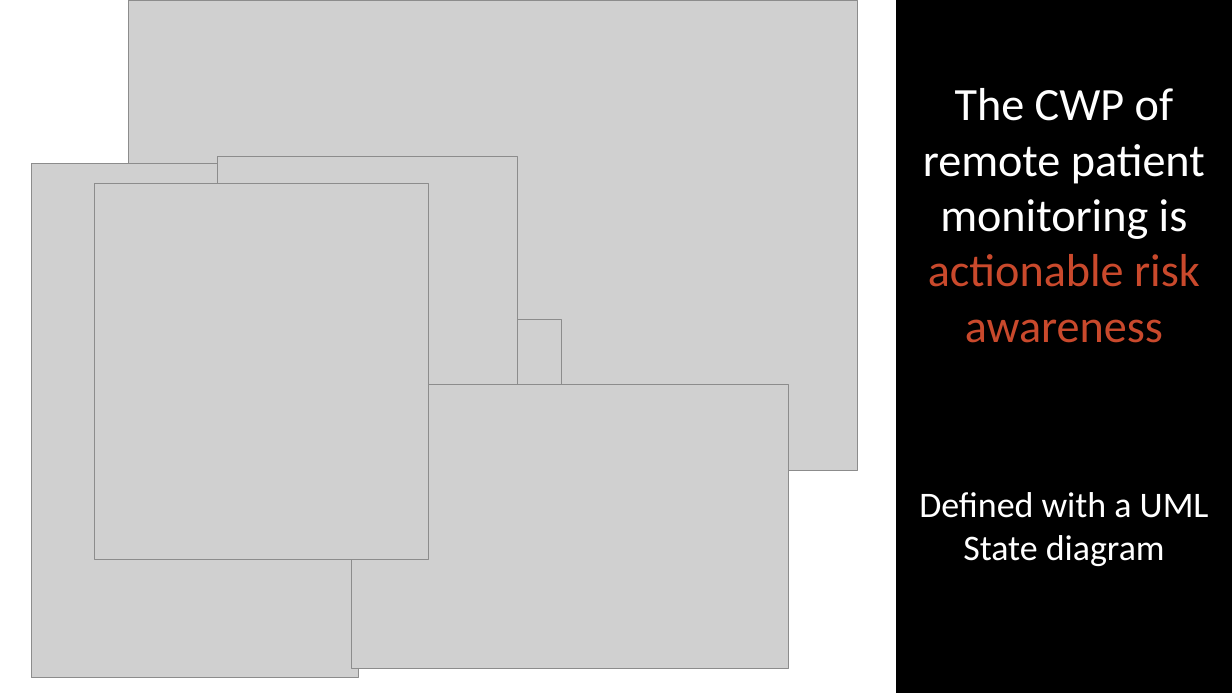
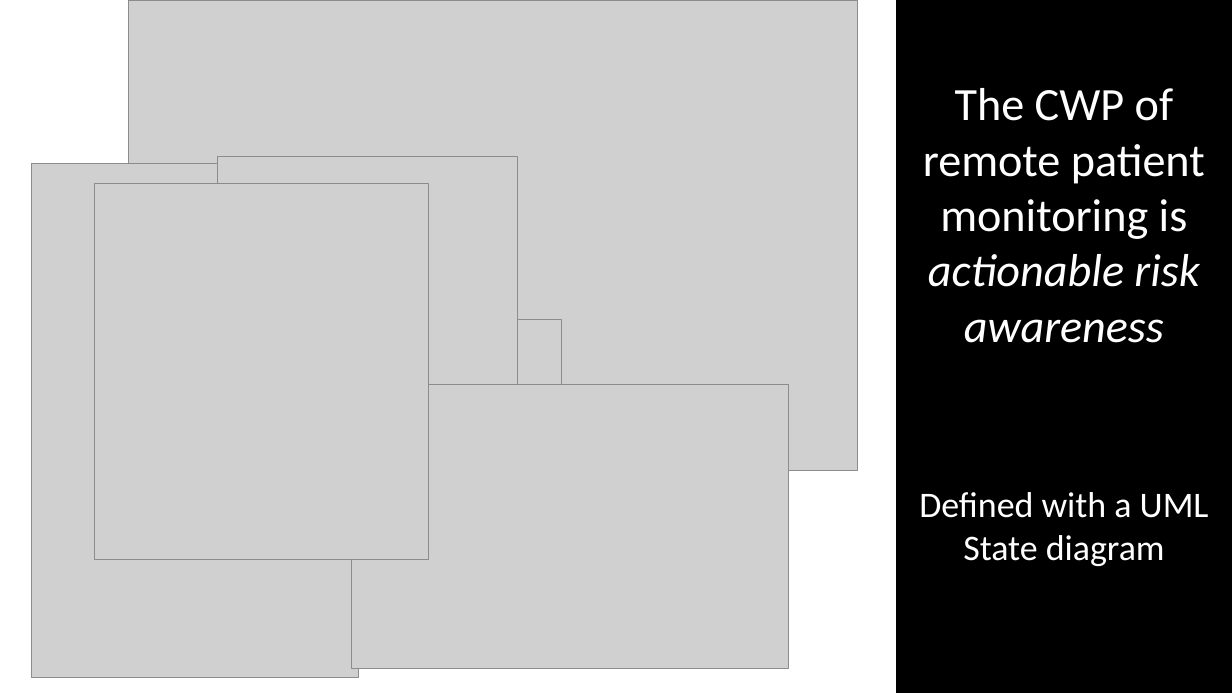
Before and after one commit to ericmercer/SPIN-bpmn-cwp-verification-paper, a slide deck: slide 7 of presentation/syscon-2022.pptx. Drawn at 1232x693 pixels with LibreOffice and Linux fonts; fonts in the diff are those of the drawing; grey boxes stand for pictures. Boxes give left, top, right and bottom in pixels: in the first picture for what was removed or moved away, otherwise in the second. Text is boxed around its words. In the diff, an @@ line names an element or a change of style, - is before the commit and + after.

```diff
--- a/presentation/syscon-2022.pptx
+++ b/presentation/syscon-2022.pptx
@@ text "The CWP of remote patient ..." at box(923, 88, 1205, 343): text colour #C9492C to #FFFFFF, italic on in "actionable risk awareness" @@
```
Also in this commit, not shown: 9 other slides changed.
